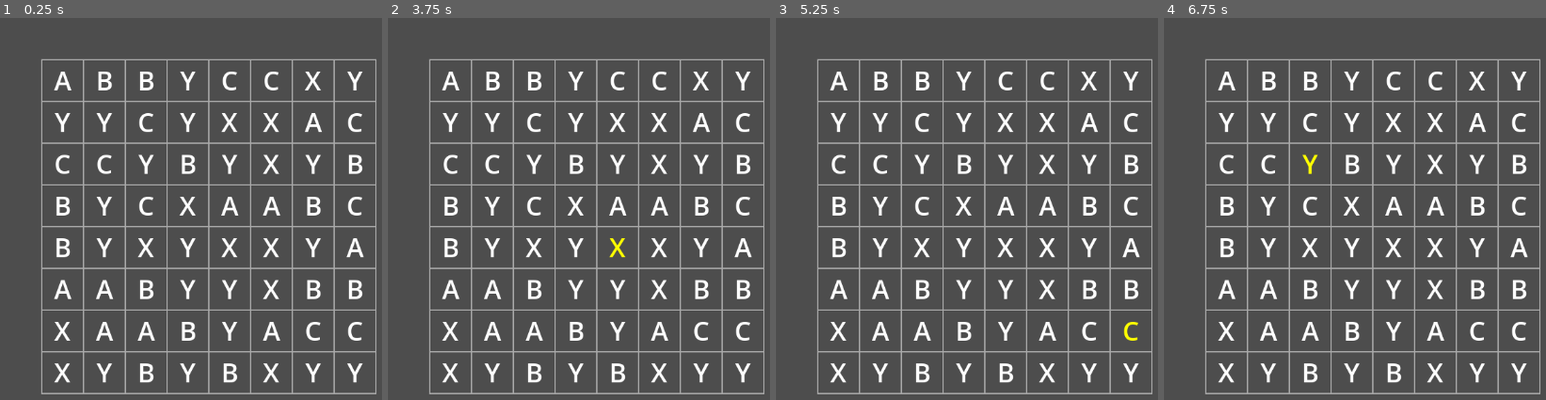
Above: before the commit, frames 1-4 (left to right).
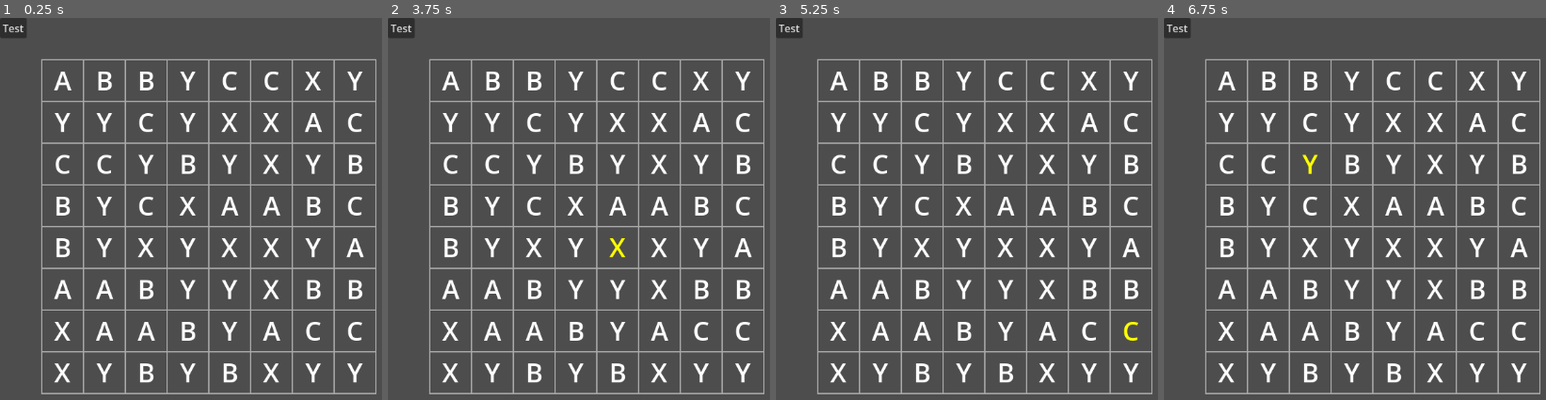
Above: after the commit, the same moments.

Repository: fehudma/godot_projects
Game: Godot game, scene res://Scenes/game.tscn
Same seed, same stepped clock (60 frames per second), same inputs: the game is played once before the commit and once after it.
Inputs (mouse positions are in pixels of both pictures, inside the frame that each line leads up to):
- Up to frame 1 (0.25 s): no input
- Up to frame 2 (3.75 s): click (403, 29) at 0.5 s, where only the run after the commit has a clickable "Test"; click (403, 29) at 1.25 s, where only the run after the commit has a clickable "Test"; click (403, 29) at 2 s, where only the run after the commit has a clickable "Test"; tap Enter at 2.75 s; move the mouse to (outside the picture) at 2.77 s; click (outside the picture) at 2.92 s; tap Space at 3.5 s; move the mouse to (613, 251) at 3.52 s; click (613, 251) at 3.67 s
- Up to frame 3 (5.25 s): tap Enter at 4.25 s; move the mouse to (outside the picture) at 4.27 s; click (outside the picture) at 4.42 s; tap Space at 5 s; move the mouse to (1115, 312) at 5.02 s; click (1115, 312) at 5.17 s
- Up to frame 4 (6.75 s): tap Enter at 5.75 s; move the mouse to (outside the picture) at 5.77 s; click (outside the picture) at 5.92 s; tap Space at 6.5 s; move the mouse to (1312, 166) at 6.52 s; click (1312, 166) at 6.67 s

The runs differ from the first frame. In frame 1, 0.3% of the frame differs, in the area x 0-7%, y 0-6%; in frame 2, 0.3%; in frame 3, 0.3%; in frame 4, 0.3%.

Commit message:
Test  Collapse one column after removals

Diff:
--- a/Scenes/board.gd
+++ b/Scenes/board.gd
@@ -313,7 +313,25 @@
 
 		grid[cell.x][cell.y] = null
 		piece.queue_free()
-#==========================
+
+
+#
+#Collapse one column after removals
+func collapse_column(column: int) -> void:
+	for row: int in range(ROWS - 1, -1, -1):
+		if grid[column][row] == null:
+			for search_row: int in range(row - 1, -1, -1):
+				var piece_above: Piece = grid[column][search_row]
+
+				if piece_above != null:
+					grid[column][row] = piece_above
+					grid[column][search_row] = null
+
+					piece_above.set_grid_position(Vector2i(column, row))
+					piece_above.position = grid_to_pixel(column, row)
+
+					break
+#==========================OTHER FUNCTIONS
 #“Where should the center of cell (column, row) be?”
 func _draw() -> void:
 	for column: int in range(COLUMNS):
@@ -418,3 +436,9 @@
 						new_selected_piece.set_selected(true)
 
 					second_cell = Vector2i(-1, -1)
+
+
+
+
+func _on_test_button_pressed() -> void:
+	collapse_column(0)
--- a/Scenes/game.tscn
+++ b/Scenes/game.tscn
@@ -7,3 +7,10 @@
 [node name="Board" type="Node2D" parent="." unique_id=100781173]
 position = Vector2(64, 64)
 script = ExtResource("1_ebmjs")
+
+[node name="TestButton" type="Button" parent="." unique_id=296336580]
+offset_right = 8.0
+offset_bottom = 8.0
+text = "Test"
+
+[connection signal="pressed" from="TestButton" to="Board" method="_on_test_button_pressed"]
